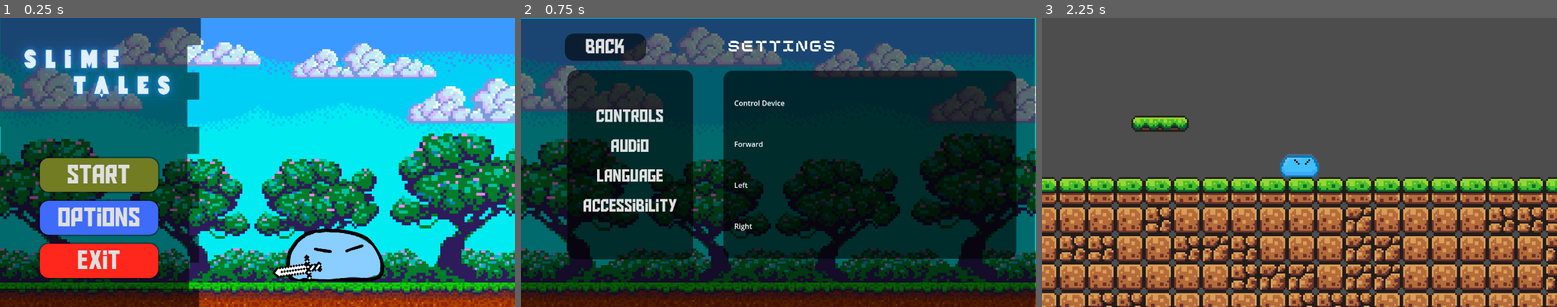
Above: before the commit, frames 1-3 (left to right).
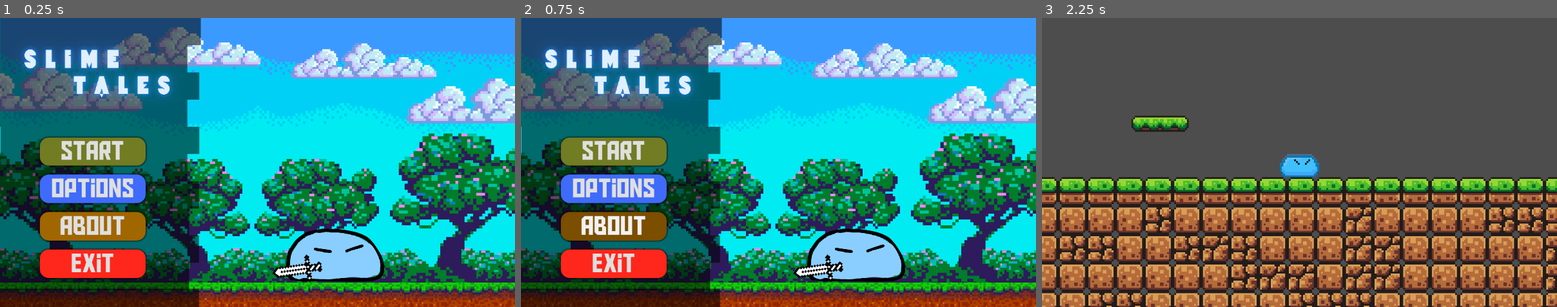
Above: after the commit, the same moments.

Repository: gab0419/Software-Engi-Project
Game: Godot game, scene res://Scenes/main_menu.tscn
Two runs of this game, one before a commit and one after it. Both use one fixed random seed, a clock stepped at 60 frames per second and the inputs below.
Inputs (mouse positions are in pixels of both pictures, inside the frame that each line leads up to):
- Up to frame 1 (0.25 s): no input
- Up to frame 2 (0.75 s): click (613, 226) at 0.5 s, where only the run after the commit has a clickable "ABOUT"
- Up to frame 3 (2.25 s): click (1124, 46) at 1.25 s, where only the run before the commit has a clickable "BACK"; click "Start" at 2 s

The runs differ from the first frame. In frame 1, 8.6% of the frame differs, in the area x 7-31%, y 40-90%; in frame 2, 83%, in the area x 0-100%, y 0-100%; in frame 3, nothing differs.

Commit message:
Update(Jammil)
- Add About Button
- Add the Controller and Keybind Selection

Diff:
--- /dev/null
+++ b/Slime Tales/Scenes/controller_selection.tscn
@@ -0,0 +1,72 @@
+[gd_scene load_steps=3 format=3 uid="uid://bx6yqtq6e6mkj"]
+
+[sub_resource type="StyleBoxTexture" id="StyleBoxTexture_lb8y8"]
+
+[sub_resource type="StyleBoxFlat" id="StyleBoxFlat_wlfgb"]
+bg_color = Color(0, 0, 0, 0.588235)
+corner_radius_top_left = 20
+corner_radius_top_right = 20
+corner_radius_bottom_right = 20
+corner_radius_bottom_left = 20
+
+[node name="Controller Selection" type="Control"]
+layout_mode = 3
+anchors_preset = 15
+anchor_right = 1.0
+anchor_bottom = 1.0
+grow_horizontal = 2
+grow_vertical = 2
+metadata/_edit_use_anchors_ = true
+
+[node name="Background" type="Panel" parent="."]
+layout_mode = 1
+anchors_preset = 15
+anchor_right = 1.0
+anchor_bottom = 1.0
+grow_horizontal = 2
+grow_vertical = 2
+theme_override_styles/panel = SubResource("StyleBoxTexture_lb8y8")
+
+[node name="Keyboard" type="Panel" parent="."]
+offset_left = 61.0
+offset_top = 126.0
+offset_right = 529.0
+offset_bottom = 550.0
+theme_override_styles/panel = SubResource("StyleBoxFlat_wlfgb")
+
+[node name="Label" type="Label" parent="Keyboard"]
+layout_mode = 1
+anchors_preset = 8
+anchor_left = 0.5
+anchor_top = 0.5
+anchor_right = 0.5
+anchor_bottom = 0.5
+offset_left = -37.0
+offset_top = -11.5
+offset_right = 37.0
+offset_bottom = 11.5
+grow_horizontal = 2
+grow_vertical = 2
+text = "Keyboard"
+
+[node name="Controller" type="Panel" parent="."]
+offset_left = 641.0
+offset_top = 128.0
+offset_right = 1103.0
+offset_bottom = 552.0
+theme_override_styles/panel = SubResource("StyleBoxFlat_wlfgb")
+
+[node name="Label" type="Label" parent="Controller"]
+layout_mode = 1
+anchors_preset = 8
+anchor_left = 0.5
+anchor_top = 0.5
+anchor_right = 0.5
+anchor_bottom = 0.5
+offset_left = -37.0
+offset_top = -11.5
+offset_right = 37.0
+offset_bottom = 11.5
+grow_horizontal = 2
+grow_vertical = 2
+text = "Controller"
--- /dev/null
+++ b/Slime Tales/Scenes/keybind_selection.tscn
@@ -0,0 +1,71 @@
+[gd_scene load_steps=3 format=3 uid="uid://bkt0crvw33y4b"]
+
+[sub_resource type="StyleBoxTexture" id="StyleBoxTexture_omtad"]
+
+[sub_resource type="StyleBoxFlat" id="StyleBoxFlat_fvrsh"]
+bg_color = Color(0, 0, 0, 0.588235)
+corner_radius_top_left = 20
+corner_radius_top_right = 20
+corner_radius_bottom_right = 20
+corner_radius_bottom_left = 20
+
+[node name="Keybind Selection" type="Control"]
+layout_mode = 3
+anchors_preset = 15
+anchor_right = 1.0
+anchor_bottom = 1.0
+grow_horizontal = 2
+grow_vertical = 2
+
+[node name="Background" type="Panel" parent="."]
+layout_mode = 1
+anchors_preset = 15
+anchor_right = 1.0
+anchor_bottom = 1.0
+grow_horizontal = 2
+grow_vertical = 2
+theme_override_styles/panel = SubResource("StyleBoxTexture_omtad")
+
+[node name="Keyboard" type="Panel" parent="."]
+offset_left = 61.0
+offset_top = 126.0
+offset_right = 529.0
+offset_bottom = 550.0
+theme_override_styles/panel = SubResource("StyleBoxFlat_fvrsh")
+
+[node name="Label" type="Label" parent="Keyboard"]
+layout_mode = 1
+anchors_preset = 8
+anchor_left = 0.5
+anchor_top = 0.5
+anchor_right = 0.5
+anchor_bottom = 0.5
+offset_left = -37.0
+offset_top = -11.5
+offset_right = 37.0
+offset_bottom = 11.5
+grow_horizontal = 2
+grow_vertical = 2
+text = "Default Keybind"
+
+[node name="Controller" type="Panel" parent="."]
+offset_left = 641.0
+offset_top = 128.0
+offset_right = 1103.0
+offset_bottom = 552.0
+theme_override_styles/panel = SubResource("StyleBoxFlat_fvrsh")
+
+[node name="Label" type="Label" parent="Controller"]
+layout_mode = 1
+anchors_preset = 8
+anchor_left = 0.5
+anchor_top = 0.5
+anchor_right = 0.5
+anchor_bottom = 0.5
+offset_left = -37.0
+offset_top = -11.5
+offset_right = 37.0
+offset_bottom = 11.5
+grow_horizontal = 2
+grow_vertical = 2
+text = "Customized Keybind"
--- a/Slime Tales/Scenes/main_menu.tscn
+++ b/Slime Tales/Scenes/main_menu.tscn
@@ -59,6 +59,32 @@
 corner_radius_bottom_left = 20
 shadow_size = 4
 
+[sub_resource type="StyleBoxEmpty" id="StyleBoxEmpty_7blqc"]
+
+[sub_resource type="StyleBoxFlat" id="StyleBoxFlat_8kaif"]
+bg_color = Color(0.483048, 0.303725, 0, 1)
+corner_radius_top_left = 20
+corner_radius_top_right = 20
+corner_radius_bottom_right = 20
+corner_radius_bottom_left = 20
+shadow_size = 4
+
+[sub_resource type="StyleBoxFlat" id="StyleBoxFlat_f1itf"]
+bg_color = Color(0.460611, 0.288765, 0, 1)
+corner_radius_top_left = 20
+corner_radius_top_right = 20
+corner_radius_bottom_right = 20
+corner_radius_bottom_left = 20
+shadow_size = 4
+
+[sub_resource type="StyleBoxFlat" id="StyleBoxFlat_1fdr8"]
+bg_color = Color(0.628812, 0.400049, 0, 1)
+corner_radius_top_left = 20
+corner_radius_top_right = 20
+corner_radius_bottom_right = 20
+corner_radius_bottom_left = 20
+shadow_size = 4
+
 [sub_resource type="StyleBoxEmpty" id="StyleBoxEmpty_3mfwj"]
 
 [sub_resource type="StyleBoxFlat" id="StyleBoxFlat_5w7j0"]
@@ -112,8 +138,8 @@
 anchor_right = 0.5
 anchor_bottom = 0.5
 offset_left = -487.0
-offset_top = -10.0
-offset_right = -222.0
+offset_top = -56.0
+offset_right = -250.0
 offset_bottom = 259.0
 grow_horizontal = 2
 grow_vertical = 2
@@ -143,6 +169,17 @@
 text = "Options
 "
 
+[node name="About Button" type="Button" parent="VBoxContainer"]
+layout_mode = 2
+size_flags_vertical = 3
+theme_override_fonts/font = ExtResource("2_0x0r6")
+theme_override_font_sizes/font_size = 60
+theme_override_styles/focus = SubResource("StyleBoxEmpty_7blqc")
+theme_override_styles/hover = SubResource("StyleBoxFlat_8kaif")
+theme_override_styles/pressed = SubResource("StyleBoxFlat_f1itf")
+theme_override_styles/normal = SubResource("StyleBoxFlat_1fdr8")
+text = "ABOUT"
+
 [node name="Exit Button" type="Button" parent="VBoxContainer"]
 layout_mode = 2
 size_flags_vertical = 3
@@ -157,4 +194,5 @@
 
 [connection signal="pressed" from="VBoxContainer/Start Button" to="." method="_on_start_button_pressed"]
 [connection signal="pressed" from="VBoxContainer/Options Button" to="." method="_on_options_button_pressed"]
+[connection signal="pressed" from="VBoxContainer/About Button" to="." method="_on_about_button_pressed"]
 [connection signal="pressed" from="VBoxContainer/Exit Button" to="." method="_on_exit_button_pressed"]
--- a/Slime Tales/Scripts/main_menu.gd
+++ b/Slime Tales/Scripts/main_menu.gd
@@ -9,6 +9,9 @@
 func _on_options_button_pressed() -> void:
 	get_tree().change_scene_to_file("res://Scenes/options_menu.tscn")
 
+func _on_about_button_pressed() -> void:
+	pass # Replace with function body.
+
 #Exit
 func _on_exit_button_pressed() -> void:
 	get_tree().quit()
Not shown: 1 places in Slime Tales/Scenes/main_menu.tscn that only renumber resources
